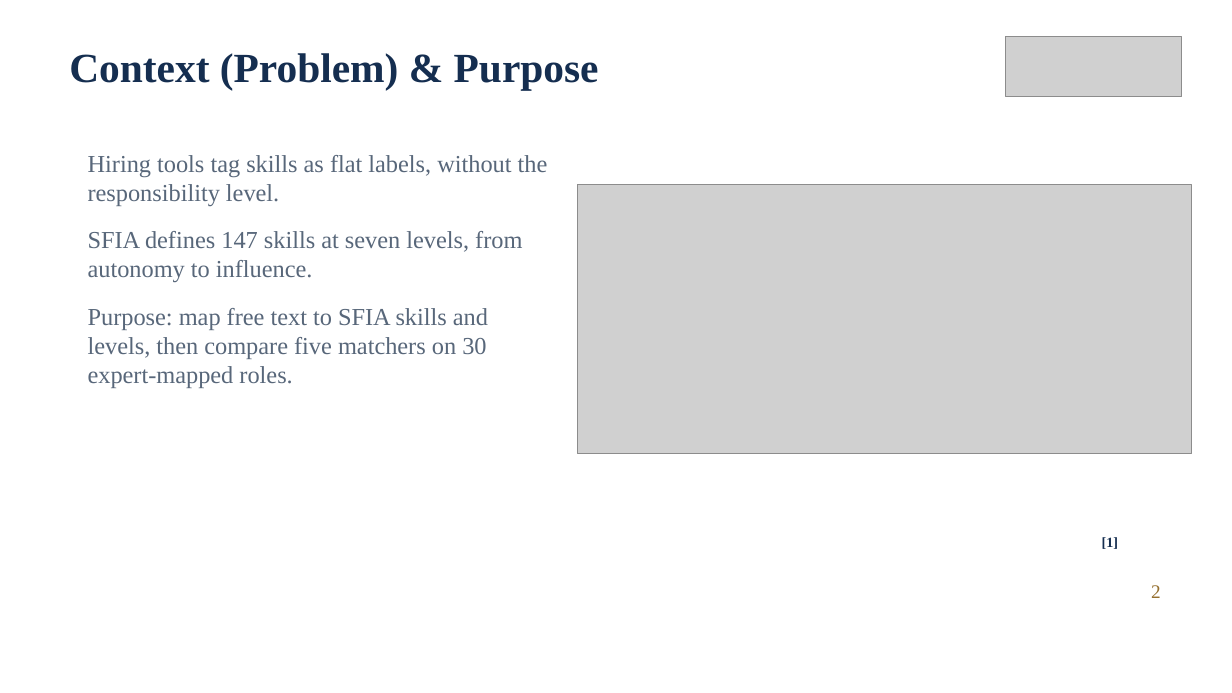
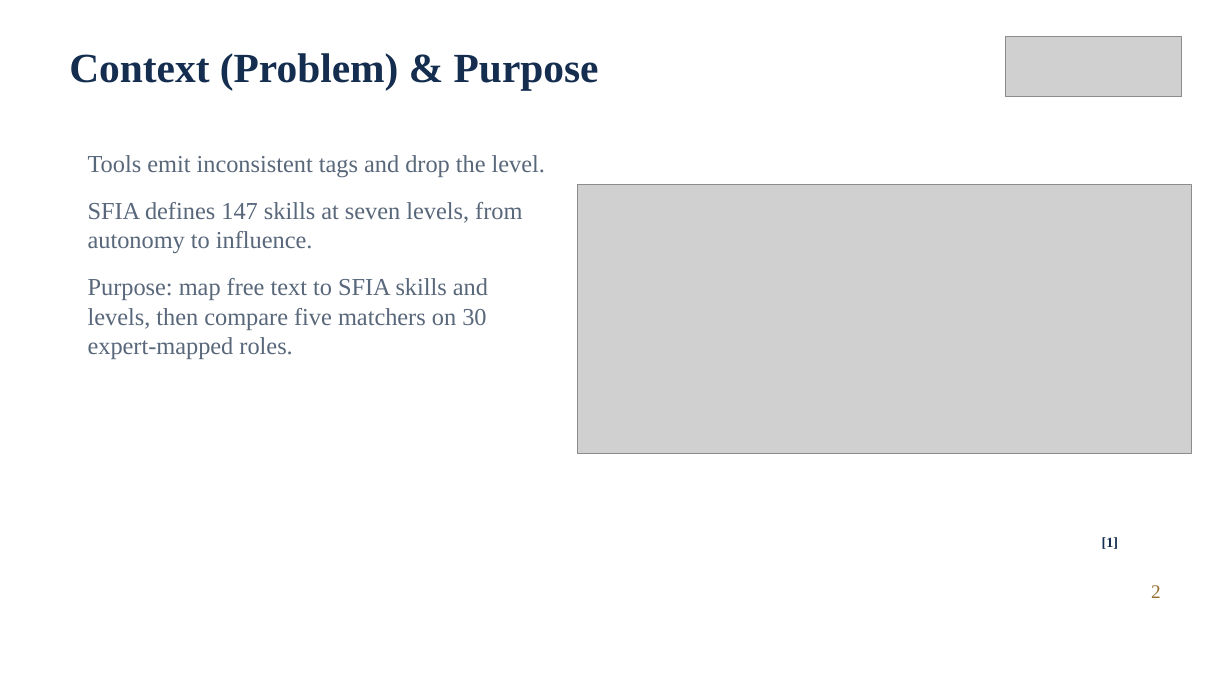
Before and after one commit to prdai/sfia-structured-skill-extraction, a slide deck: slide 2 of talk/deck/ICAC2026_564.pptx. Drawn at 1232x693 pixels with LibreOffice and Linux fonts; fonts in the diff are those of the drawing; grey boxes stand for pictures; background and template pictures are left out. Boxes give left, top, right and bottom in pixels: in the first picture for what was removed or moved away, otherwise in the second. Text is boxed around its words. In the diff, an @@ line names an element or a change of style, - is before the commit and + after.

```diff
--- a/talk/deck/ICAC2026_564.pptx
+++ b/talk/deck/ICAC2026_564.pptx
@@ text at box(88, 155, 545, 177): text changed @@
-Hiring tools tag skills as flat labels, without the responsibility level.
+Tools emit inconsistent tags and drop the level.
```
Also in this commit, not shown: 2 other slides changed, 2 other files.
